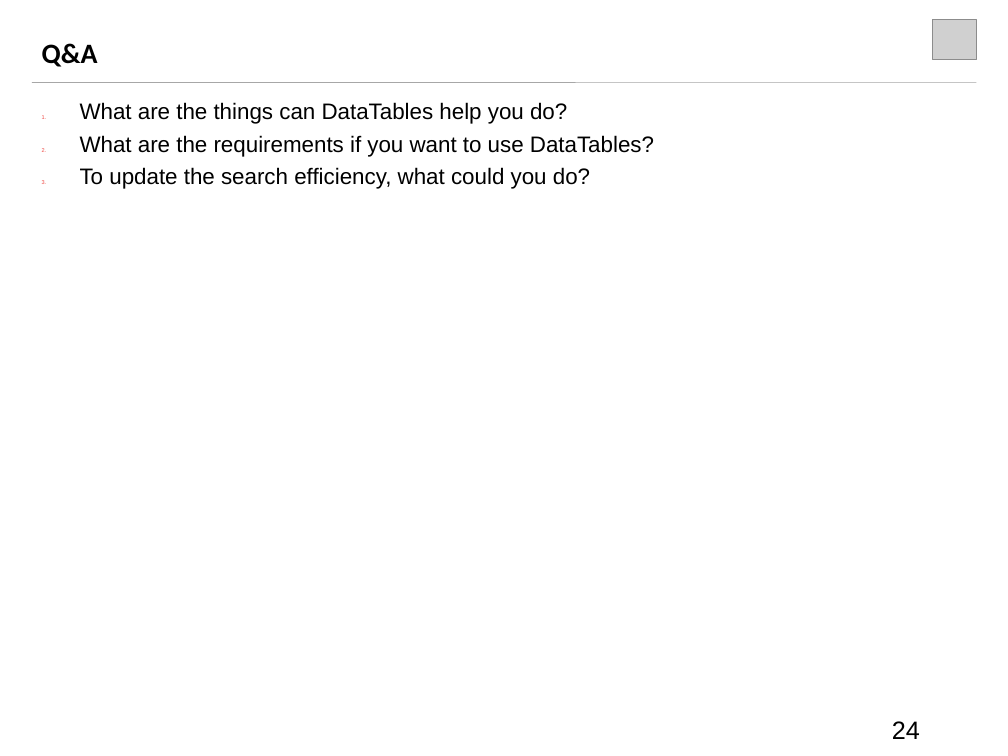
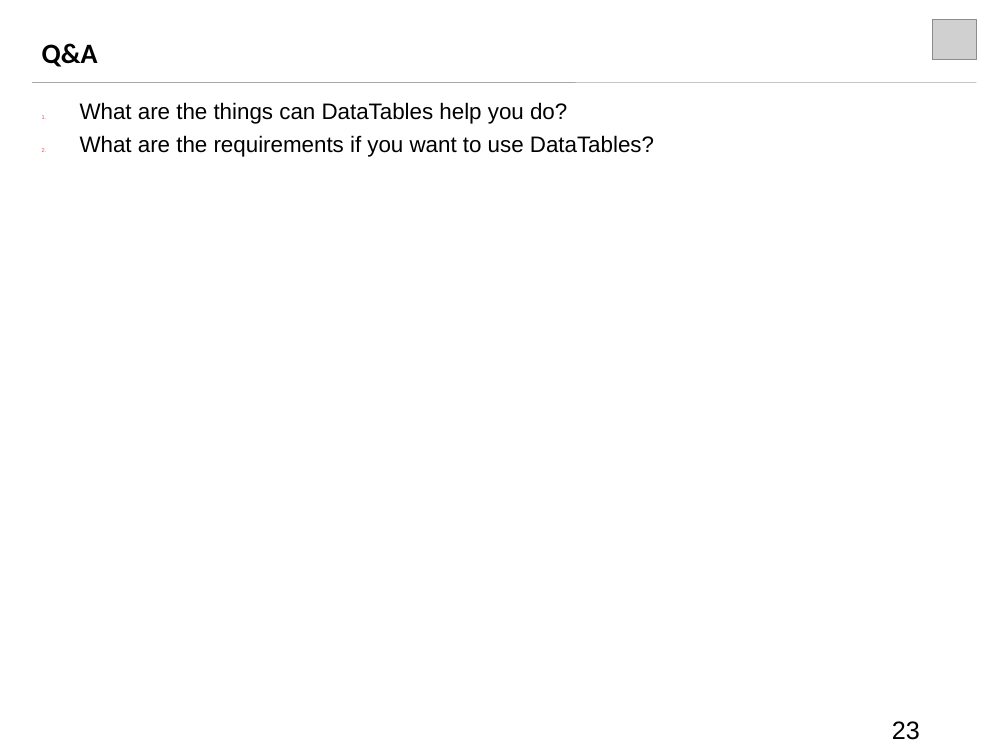
Before and after one commit to roostinghawk/datatables-demo, a slide deck: slide 23 of doc/ppt/DataTables_Introductioin.ppt (slide 24 before the commit). Drawn at 1008x756 pixels with LibreOffice and Linux fonts; fonts in the diff are those of the drawing; grey boxes stand for pictures. Boxes give left, top, right and bottom in pixels: in the first picture for what was removed or moved away, otherwise in the second. Text is boxed around its words. In the diff, an @@ line names an element or a change of style, - is before the commit and + after.

```diff
--- a/doc/ppt/DataTables_Introductioin.ppt
+++ b/doc/ppt/DataTables_Introductioin.ppt
@@ text at [80, 167, 590, 189]: paragraph removed @@
-3. To update the search efficiency, what could you do?
@@ page number at [892, 721, 920, 740]: text changed @@
-24
+23
```
Also in this commit, not shown: 1 other slide changed, 7 other files.
